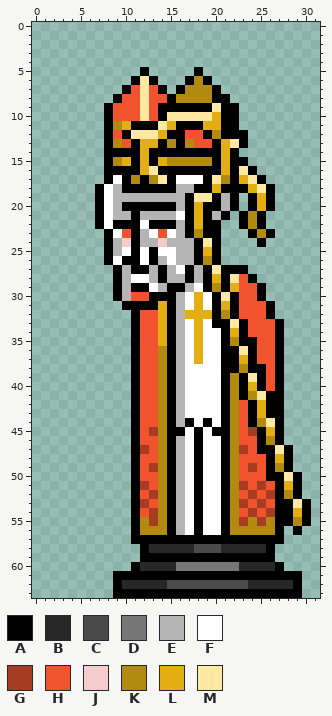
Pixel-art sprite, stored at assets/bishop.png. This is how it looked before the edit.
The old version is drawn lined up with the new one.
Palette (. is transparent): A #000000  B #272727  C #4b4b4b  D #777777  E #b4b4b4  F #ffffff  G #a83c22  H #f0532e  J #f4cccc  K #b28a10  L #e2ae11  M #ffe8a1
Pixels before, first column x 7:
 5 .....A.....A............
 6 ....AMA...AKA...........
 7 ...AHMHA.AKKKA..........
 8 ..AHHMHHAKKKKAA.........
 9 .AHHHMHAAAAAAMAA........
10 .AHHHMHAMMMMMLAA........
11 .AKLAAAMLAAALLAA........
12 .AHAMMMLAAHHAKAAA.......
13 .AKHALLAKAKHHALMA.......
14 .AAAALAAAAAAAALA........
15 .AKLALALKKKKKALAA.......
16 .AAAALMAAAAAAALAMA......
17 .AFAKAKMAFFFAMKALMA.....
18 AFEAAAAAAEEAALAAALMA....
19 AFEEEEEEEEAMMAEA.ALA....
20 AFEAAAAAAEALAAEA.ALA....
21 AFEEAEEEEFALAEA.AKA.....
22 AFAAAFAAAEALAA..AKA.....
23 .AFHAEFHFEAKAA...AKA....
24 .AEJAEEJEEEAMA....A.....
25 .AEFAFAFFEEALA..........
26 .AFAAFAEFEEAKA..........
27 ..AEAAEAEFAEAMAAA.......
28 ..AEFFEAEEAEALAMHA......
29 ..AEAAFEAAEFAKALHHA.....
30 ..AEHHAAAEFLFAMAHHA.....
31 ...AAAALAEFLFALAHHHA....
32 ....AHHLAELLLAKAHHHA....
33 ....AHHLAEFLFAAMAHHHA...
34 ....AHHLAEFLFFALAHHHA...
35 ....AHHLAEFLFFAKAAHHA...
36 ....AHHKAEFLFFAAMAHHA...
37 ....AHHKAEFLFFAALAHHA...
38 ....AHHKAEFFFFAAKAAHA...
39 ....AHHKAEFFFFAKAMAHA...
40 ....AHHKAEFFFFAKALAHA...
41 ....AHHKAEFFFFAKAKMAA...
42 ....AHHKAEFFFFAKHALAA...
43 ....AHHKAEFFFFAKHALAA...
44 ....AHHKAEAFAFAKHAKMA...
45 ....AHGKAAFAFAAKHGALA...
46 ....AHHKAEFAFFAKHHAKA...
47 ....AGHKAEFAFFAKGHAAMA..
48 ....AHHKAEFAFFAKHHHALA..
49 ....AHGKAEFAFFAKHGHAKA..
50 ....AHHKAEFAFFAKHHHAAMA.
51 ....AGHKAEFAFFAKGHGHALA.
52 ....AHGKAEFAFFAKHGHGAKA.
53 ....AGHKAEFAFFAKGHGHAAMA
54 ....AHGKAEFAFFAKHGHGAALA
55 ....AKGKAEFAFFAKGKGKAAKA
56 ....AKKKAEFAFFAKKKKKA.A.
57 ....AAAAAAAAAAAAAAAAA...
58 .....ABBBBBCCCBBBBBA....
59 .....AAAAAAAAAAAAAAA....
60 ....ABBBBDDDDDDDBBBBA...
61 ..AAAAAAAAAAAAAAAAAAAAA.
62 ..ABBBBBCCCCCCCCCBBBBBA.
63 ..AAAAAAAAAAAAAAAAAAAAA.
After:
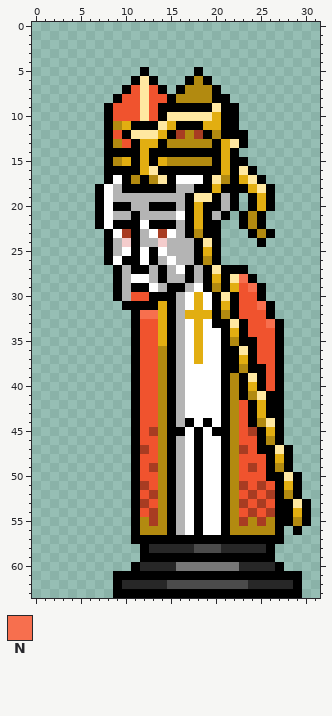
Colours new in this view: N #f76f4e
Diff:
{"change": "whole drawing moved by +2,+1 (the old picture is shown already moved)"}
{"change": "file 64x128 -> 32x64 pixels (blocks of 2x2 -> 1x1; one block is one cell here)"}
{"y":12,"x":16,"old":"AHH","new":"GKG"}
{"y":13,"x":16,"old":"A","new":"K"}
{"y":13,"x":18,"old":"HH","new":"KK"}
{"y":20,"x":9,"old":"E","new":"A"}
{"y":20,"x":11,"old":"AA","new":"EE"}
{"y":23,"x":10,"old":"H","new":"G"}
{"y":23,"x":14,"old":"H","new":"G"}
{"y":25,"x":15,"old":"F","new":"E"}
{"y":28,"x":23,"old":"H","new":"N"}
{"y":29,"x":24,"old":"H","new":"N"}
{"y":31,"x":25,"old":"H","new":"N"}
{"y":32,"x":12,"old":"HH","new":"NN"}
{"y":33,"x":26,"old":"H","new":"N"}
